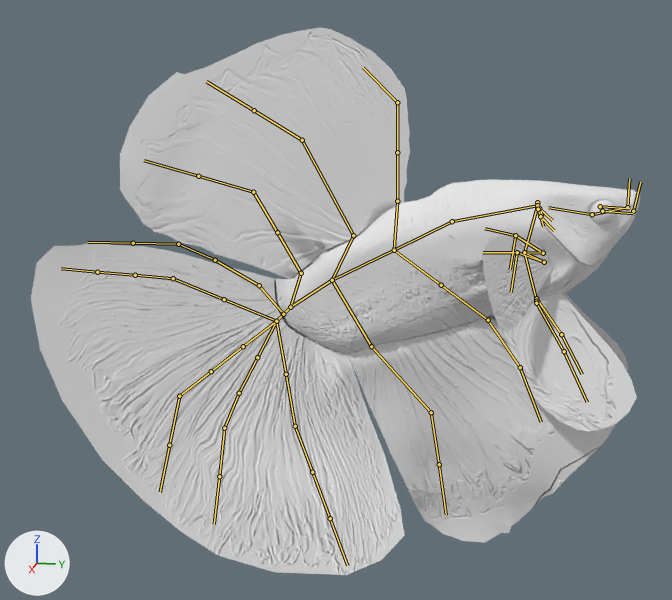
One commit to the FBX model Assets/_Project/Art/Betta/Betta.fbx: the scene before it, then after it.
Before and after are seen from a camera (50 mm lens) standing at (0.499, -0.036, 0.073) and looking at (-0.003, -0.137, -0.053). Every picture has the same lights, and +X, +Y and +Z are marked at lower left. The older version comes first. Both versions are drawn at frame 75 of the action 'Armature|Idle'; the numbers are the values there. The bones that bend it are drawn over the model as lines.

In view in the first picture: 'BODY' and 1 more.
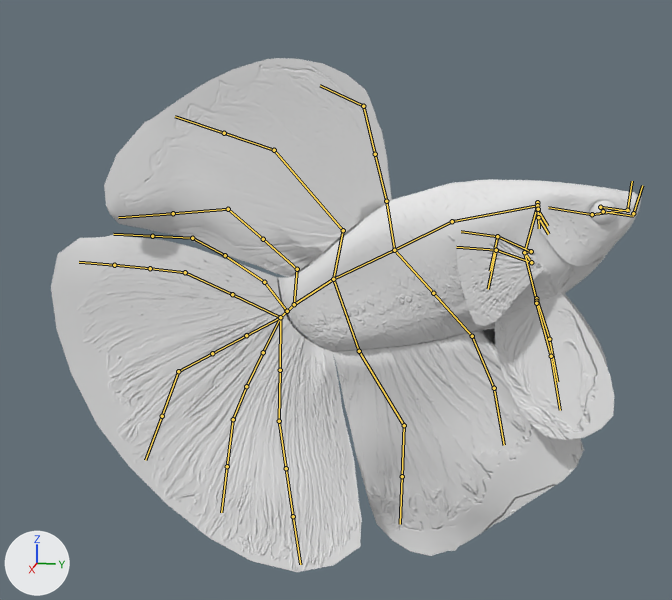
The edits, one by one:
Bone 'Pelvic_L_01' (bone_pelvic_l_01) turns from (0, -15, 0) to (0, 0, 0) degrees about its own x, y and z.
Bone 'Pelvic_R_01' (bone_pelvic_r_01) turns from (0, 15, 0) to (0, 0, 0) degrees about its own x, y and z.
Bone 'Pectoral_L_01' (bone_pectoral_l_01) turns from (-1, 3, -25) to (0, 0, 0) degrees about its own x, y and z.
Bone 'Pectoral_R_01' (bone_pectoral_r_01) turns from (-1, -3, 25) to (0, 0, 0) degrees about its own x, y and z.
Bone 'Spine_02' (bone_spine_02) turns from (0, 0, 0) to (0, 1, -1) degrees about its own x, y and z.
Bone 'Spine_03' (bone_spine_03) turns from (0, 0, 0) to (0, 1, -2) degrees about its own x, y and z.
Bone 'Spine_04' (bone_spine_04) turns from (0, 0, 0) to (0, 2, -3) degrees about its own x, y and z.
Bone 'Tail_Top_01' (bone_tail_top_01) turns from (-11, 0, 0) to (0, 1, 0) degrees about its own x, y and z.
Bone 'Tail_Top_02' (bone_tail_top_02) turns from (9, 0, 0) to (0, 2, 2) degrees about its own x, y and z.
Bone 'Tail_Top_03' (bone_tail_top_03) turns from (0, 0, 0) to (0, 2, 3) degrees about its own x, y and z.
Bone 'Tail_Base' (bone_tail_base) turns from (0, 0, 0) to (0, 2, -2) degrees about its own x, y and z.
Bone 'Tail_01' (bone_tail_01) turns from (0, 0, 0) to (0, 0, 1) degrees about its own x, y and z.
Bone 'Tail_02' (bone_tail_02) turns from (0, 0, 0) to (0, 1, 3) degrees about its own x, y and z.
Bone 'Tail_04' (bone_tail_04) turns from (0, 0, 0) to (0, 0, 4) degrees about its own x, y and z.
Bone 'Tail_05' (bone_tail_05) turns from (0, 0, 0) to (0, 0, 3) degrees about its own x, y and z.
Bone 'Tail_Low_01' (bone_tail_low_01) turns from (-9, 0, 0) to (0, -1, 1) degrees about its own x, y and z.
Bone 'Tail_Low_02' (bone_tail_low_02) turns from (0, 0, 0) to (0, -2, 3) degrees about its own x, y and z.
Bone 'Tail_Low_03' (bone_tail_low_03) turns from (0, 0, 0) to (0, -2, 3) degrees about its own x, y and z.
Bone 'Tail_Bot_01' (bone_tail_bot_01) turns from (-11, 0, 0) to (0, -1, 0) degrees about its own x, y and z.
Bone 'Tail_Bot_02' (bone_tail_bot_02) turns from (0, 0, 0) to (0, -3, 0) degrees about its own x, y and z.
Bone 'Tail_Bot_04' (bone_tail_bot_04) turns from (0, 0, 0) to (0, -4, 0) degrees about its own x, y and z.
Bone 'Dorsal_B_01' (bone_dorsal_b_01) turns from (-13, 0, 0) to (0, 0, 0) degrees about its own x, y and z.
Bone 'Anal_B_01' (bone_anal_b_01) turns from (11, 0, 0) to (0, 0, 0) degrees about its own x, y and z.
Bone 'Dorsal_A_01' (bone_dorsal_a_01) turns from (13, 0, 0) to (0, 0, 0) degrees about its own x, y and z.
Bone 'Dorsal_A_04' (bone_dorsal_a_04) turns from (6, 0, 0) to (0, -2, 1) degrees about its own x, y and z.
Bone 'Anal_A_01' (bone_anal_a_01) turns from (11, 0, 0) to (0, 0, 0) degrees about its own x, y and z.
Bone 'Gill_L_02' (bone_gill_l_02) turns from (14, 22, 35) to (0, 0, 1) degrees about its own x, y and z.
Bone 'Gill_R_02' (bone_gill_r_02) turns from (14, -22, -35) to (0, 0, -1) degrees about its own x, y and z.
Bone 'Head' (bone_head) turns from (4, 0, 0) to (0, 0, 0) degrees about its own x, y and z.

What differs and where, as boxes (x1, y1, x2, y2) in the pictures (672 x 600 px):
'BODY', posed (6% shorter): before (31, 28, 640, 575); after (51, 58, 641, 572)
bone 'Pectoral_L_01', root to tip: before (524, 252) to (543, 253); after (524, 252) to (531, 251)
bone 'Pectoral_R_01', root to tip: before (524, 252) to (544, 262); after (524, 252) to (531, 262)
bone 'Spine_03', root to tip: before (394, 250) to (332, 280); after (394, 250) to (333, 279)
bone 'Spine_04', root to tip: before (332, 280) to (290, 307); after (333, 279) to (294, 304)
bone 'Tail_Top_01', root to tip: before (290, 307) to (301, 273); after (294, 304) to (297, 269)
bone 'Tail_Top_02', root to tip: before (301, 273) to (277, 232); after (297, 269) to (263, 239)
bone 'Tail_Top_03', root to tip: before (277, 232) to (253, 192); after (263, 239) to (228, 209)
bone 'Tail_Base', root to tip: before (290, 307) to (278, 319); after (294, 304) to (282, 316)
bone 'Tail_01', root to tip: before (276, 321) to (224, 299); after (280, 317) to (232, 294)
bone 'Tail_02', root to tip: before (224, 299) to (173, 278); after (232, 294) to (185, 272)
bone 'Tail_04', root to tip: before (135, 275) to (97, 272); after (150, 268) to (114, 265)
bone 'Tail_05', root to tip: before (97, 272) to (61, 268); after (114, 265) to (79, 262)
bone 'Tail_Low_01', root to tip: before (276, 321) to (243, 346); after (280, 317) to (246, 335)
bone 'Tail_Low_02', root to tip: before (243, 346) to (211, 371); after (246, 335) to (212, 353)
bone 'Tail_Low_03', root to tip: before (211, 371) to (179, 396); after (212, 353) to (178, 371)
bone 'Tail_Bot_01', root to tip: before (276, 321) to (286, 374); after (280, 317) to (280, 370)
bone 'Tail_Bot_02', root to tip: before (286, 374) to (295, 426); after (280, 370) to (279, 421)
bone 'Tail_Bot_04', root to tip: before (312, 472) to (330, 518); after (286, 468) to (293, 516)
bone 'Dorsal_B_01', root to tip: before (332, 280) to (353, 235); after (333, 279) to (343, 230)
bone 'Anal_B_01', root to tip: before (332, 280) to (371, 346); after (333, 279) to (359, 351)
bone 'Dorsal_A_01', root to tip: before (394, 250) to (397, 201); after (394, 250) to (386, 201)
bone 'Dorsal_A_04', root to tip: before (397, 102) to (363, 67); after (363, 106) to (320, 85)
bone 'Anal_A_01', root to tip: before (394, 250) to (441, 285); after (394, 250) to (433, 293)
bone 'Gill_L_02', root to tip: before (537, 202) to (542, 216); after (537, 202) to (538, 221)
bone 'Gill_R_02', root to tip: before (538, 209) to (543, 226); after (538, 209) to (539, 228)
bone 'Head', root to tip: before (592, 214) to (621, 208); after (592, 214) to (622, 210)
